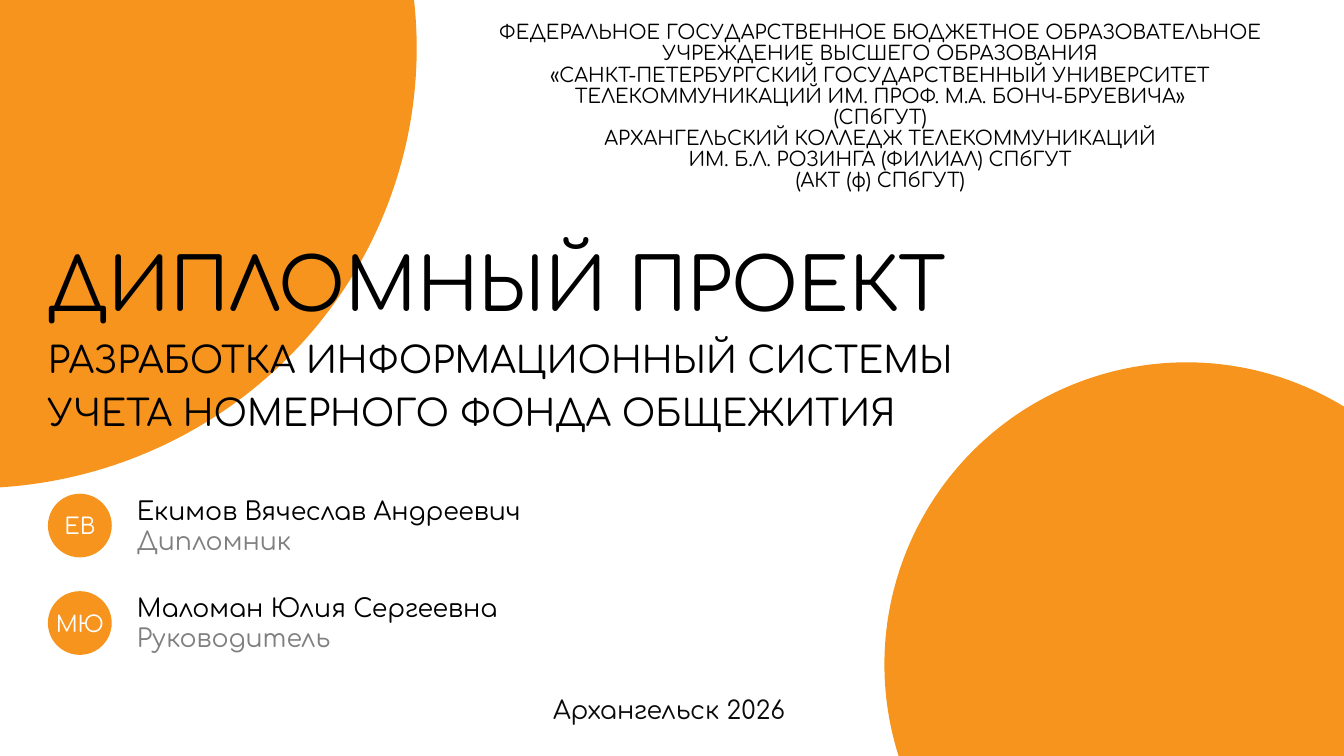
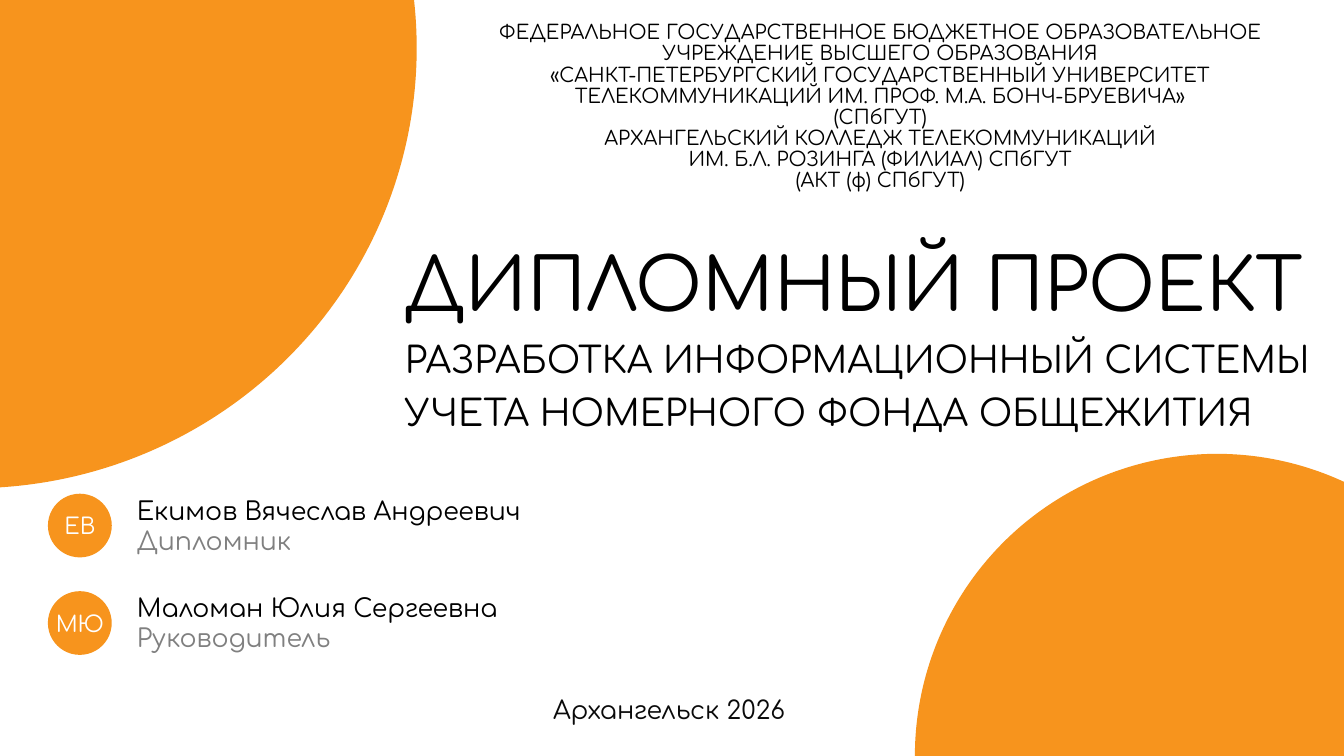
Before and after one commit to hhallva/cmdnt-website, a slide deck: slide 1 of ДП/Презентация/Презентация.pptx. Drawn at 1344x756 pixels with LibreOffice and Linux fonts; fonts in the diff are those of the drawing. Boxes give left, top, right and bottom in pixels: in the first picture for what was removed or moved away, otherwise in the second. Text is boxed around its words. In the diff, an @@ line names an element or a change of style, - is before the commit and + after.

```diff
--- a/ДП/Презентация/Презентация.pptx
+++ b/ДП/Презентация/Презентация.pptx
@@ text "ДИПЛОМНЫЙ ПРОЕКТ" rewrapped from bbox=[48, 229, 952, 436] to bbox=[405, 237, 1309, 433] @@
@@ ellipse: place and size @@
-ellipse at bbox=[884, 362, 1344, 756]
+ellipse at bbox=[915, 454, 1344, 756]
```
Also in this commit, not shown: 7 other slides changed, 5 slides added, 1 slide removed, 23 other files.
